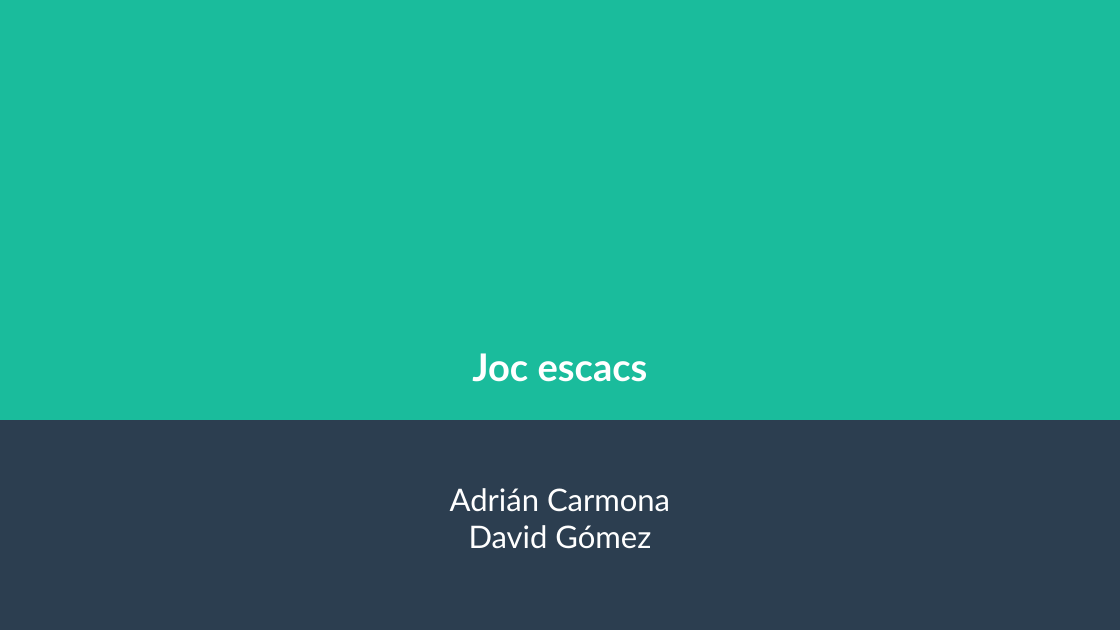
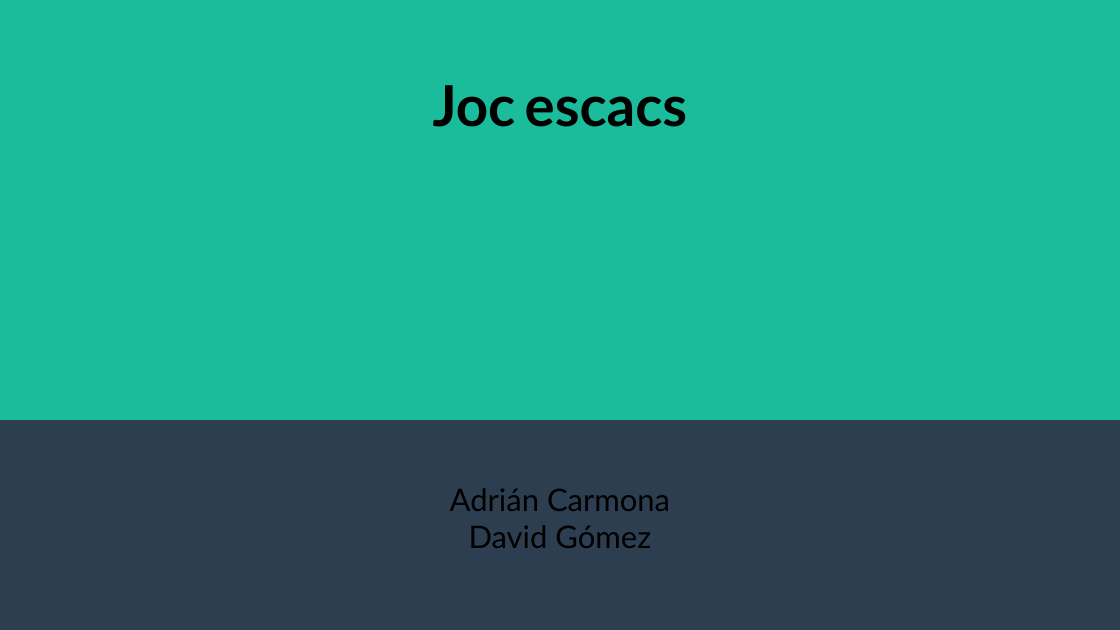
Before and after one commit to El69Man/Chess-Online, a slide deck: slide 1 of Documentación/Exposición.odp. Drawn at 1120x630 pixels with LibreOffice and Linux fonts; fonts in the diff are those of the drawing; background and template pictures are left out. Boxes give left, top, right and bottom in pixels: in the first picture for what was removed or moved away, otherwise in the second. Text is boxed around its words. In the diff, an @@ line names an element or a change of style, - is before the commit and + after.

```diff
--- a/Documentación/Exposición.odp
+++ b/Documentación/Exposición.odp
@@ title "Joc escacs": place and size @@
-title "Joc escacs" at box(472, 353, 648, 382)
+title "Joc escacs" at box(433, 85, 688, 127)
@@ title "Joc escacs" at box(433, 85, 688, 127): size 27 to 40 pt, text colour #FFFFFF to #000000 @@
@@ subtitle "Adrián Carmona" at box(450, 488, 670, 548): text colour #FFFFFF to #000000 @@
```
Also in this commit, not shown: 33 other files.
